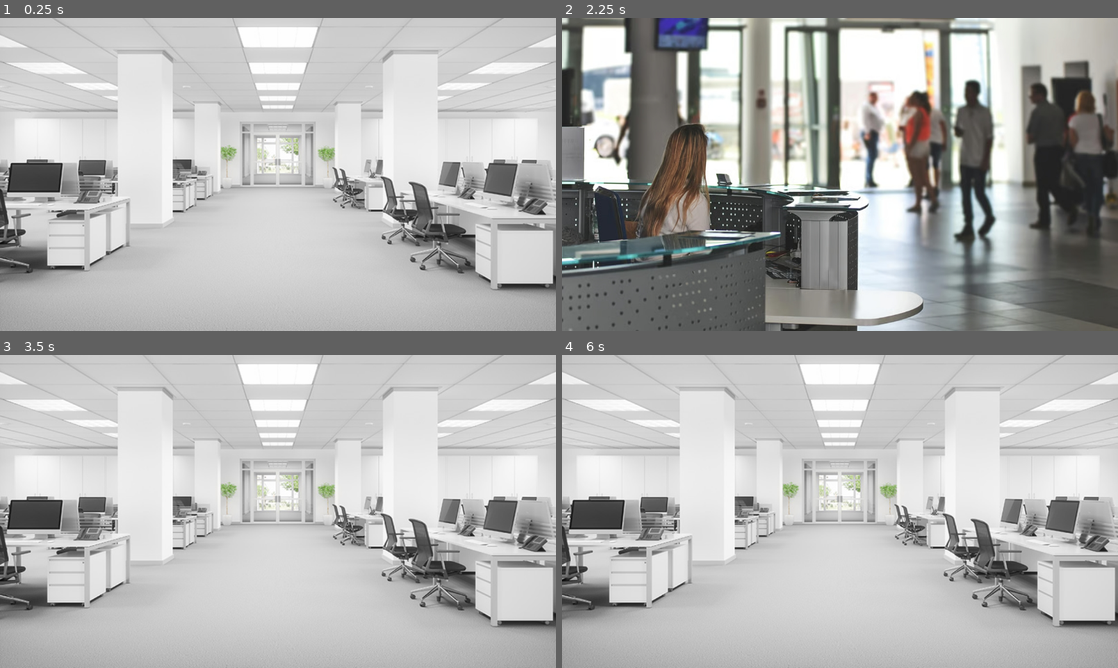
Above: before the commit, frames 1-4 (two rows, left to right).
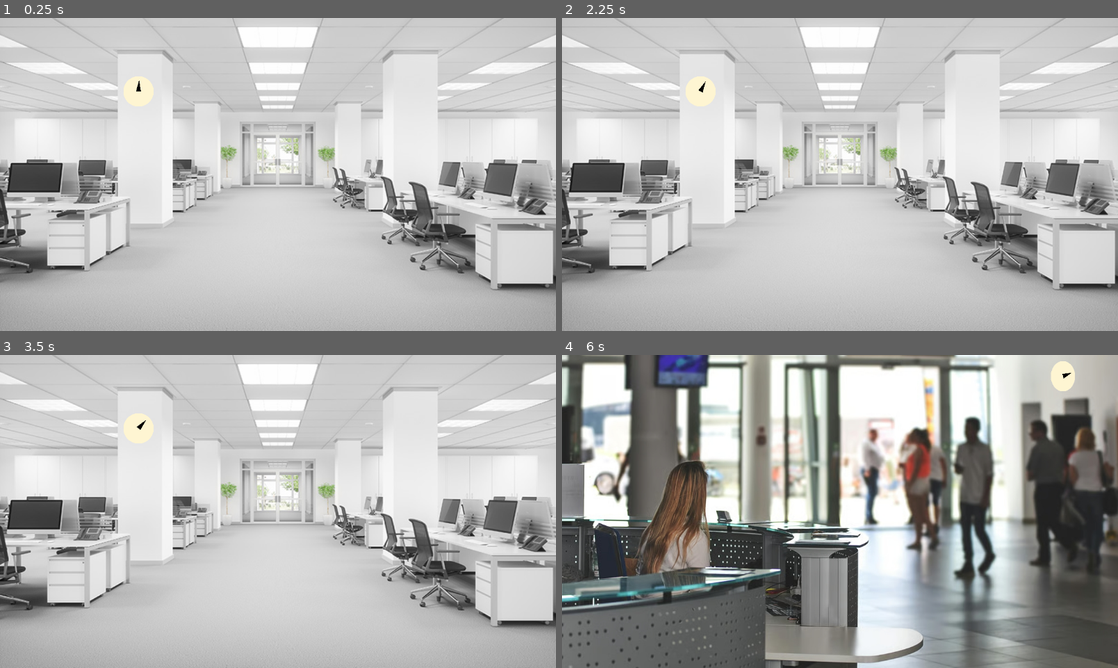
Above: after the commit, the same moments.

Repository: Anatole-DC/bgj_2026_1_strange_place
Game: Godot game, scene res://game/scenes/open_space.tscn
Same seed, same stepped clock (60 frames per second), same inputs: the game is played once before the commit and once after it.
Inputs (mouse positions are in pixels of both pictures, inside the frame that each line leads up to):
- Up to frame 1 (0.25 s): no input
- Up to frame 2 (2.25 s): tap Enter at 0.5, 2 s; move the mouse to (962, 158) at 0.52 s; click (962, 158) at 0.6 s; tap Space at 1.25 s; move the mouse to (728, 190) at 1.27 s; click (728, 190) at 1.35 s; move the mouse to (895, 105) at 2.02 s; click (895, 105) at 2.1 s
- Up to frame 3 (3.5 s): tap Space at 2.75 s; move the mouse to (250, 574) at 2.77 s; click (250, 574) at 2.85 s
- Up to frame 4 (6 s): tap Enter at 3.5 s; move the mouse to (1006, 558) at 3.52 s; click (1006, 558) at 3.6 s; tap Space at 4.25 s; move the mouse to (673, 464) at 4.27 s; click (673, 464) at 4.35 s; move the mouse to (867, 511) at 5.02 s; click (867, 511) at 5.1 s; move the mouse to (756, 433) at 5.77 s; click (756, 433) at 5.85 s

The runs differ from the first frame. In frame 1, 0.3% of the frame differs, in the area x 22-28%, y 18-27%; in frame 2, 87%; in frame 3, 0.3%; in frame 4, 87%, in the area x 0-100%, y 0-100%.

Commit message:
Feature/base game loop (#5)
* feat(scenes): new elevator scene

* wip(loop): add global timer

* wip(loop): working base loop

Game loop is working with level changes, and is deactivated whenever the player chooses death

* feat(loop): new clock entity

The clock is updating according to the main loop timer.

* feat(loop): add clock to game

Diff:
--- a/common/point_and_click/point_and_click_navigation.gd
+++ b/common/point_and_click/point_and_click_navigation.gd
@@ -5,7 +5,7 @@
 func _ready():
 	assert(navigation_scene)
 
-# Called every frame. 'delta' is the elapsed time since the previous frame.
-func _process(delta):
-	if Input.is_action_just_pressed("click"):
+func _on_input_event(_viewport, event, _shape_idx):
+	if event is not InputEventMouseButton: return
+	if event.pressed and event.button_index == MOUSE_BUTTON_LEFT:
 		get_tree().change_scene_to_file(navigation_scene)
--- a/common/point_and_click/point_and_click_navigation.tscn
+++ b/common/point_and_click/point_and_click_navigation.tscn
@@ -4,3 +4,5 @@
 
 [node name="PointAndClickNavigation" type="Area2D" unique_id=2014885648]
 script = ExtResource("1_rcsro")
+
+[connection signal="input_event" from="." to="." method="_on_input_event"]
--- /dev/null
+++ b/game/entities/clock/clock.gd
@@ -0,0 +1,7 @@
+extends Node2D
+
+@export var clock_needle: Polygon2D
+
+func _process(_delta):
+	var progress: float = 1 - (MainGameLoopTimer.time_left / MainGameLoopTimer.wait_time)
+	clock_needle.rotation = TAU * progress
--- /dev/null
+++ b/game/entities/clock/clock.tscn
@@ -0,0 +1,24 @@
+[gd_scene format=3 uid="uid://ceqjypd08ultd"]
+
+[ext_resource type="Script" uid="uid://bxba7vew4gavq" path="res://game/entities/clock/clock.gd" id="1_r6mop"]
+
+[sub_resource type="Gradient" id="Gradient_dru46"]
+offsets = PackedFloat32Array(0.99791664, 1)
+colors = PackedColorArray(0.99607843, 0.9607843, 0.8235294, 1, 1, 1, 1, 0)
+
+[sub_resource type="GradientTexture2D" id="GradientTexture2D_r6mop"]
+gradient = SubResource("Gradient_dru46")
+fill = 1
+fill_from = Vector2(0.5, 0.5)
+fill_to = Vector2(1, 0.5)
+
+[node name="Clock" type="Node2D" unique_id=823591413 node_paths=PackedStringArray("clock_needle")]
+script = ExtResource("1_r6mop")
+clock_needle = NodePath("Sprite2D/Polygon2D")
+
+[node name="Sprite2D" type="Sprite2D" parent="." unique_id=166751583]
+texture = SubResource("GradientTexture2D_r6mop")
+
+[node name="Polygon2D" type="Polygon2D" parent="Sprite2D" unique_id=1200503624]
+color = Color(0, 0, 0, 1)
+polygon = PackedVector2Array(-5, 0, 0, -24, 5, 0)
--- /dev/null
+++ b/game/entities/loop/game_loop_timer.gd
@@ -0,0 +1,24 @@
+extends Timer
+class_name GLTimer
+
+@export_file var restart_scene: String
+
+var is_started: bool = false
+
+func _ready():
+	assert(restart_scene)
+
+func start_loop():
+	if is_started:
+		return
+	self.start()
+	is_started = true
+	print("Starting game loop")
+
+func get_progress():
+	return self.time_left
+
+func _on_timeout():
+	get_tree().change_scene_to_file(restart_scene)
+	is_started = false
+	print("Game loop is over")
--- /dev/null
+++ b/game/entities/loop/game_loop_timer.tscn
@@ -0,0 +1,12 @@
+[gd_scene format=3 uid="uid://bnmlaljff61cs"]
+
+[ext_resource type="Script" uid="uid://rxb0f2ncn312" path="res://game/entities/loop/game_loop_timer.gd" id="1_7xqbj"]
+
+[node name="GameLoopTimer" type="Timer" unique_id=1969477381]
+wait_time = 30.0
+one_shot = true
+script = ExtResource("1_7xqbj")
+restart_scene = "uid://b0if6rnjrjmjw"
+
+[connection signal="timeout" from="." to="." method="_on_timeout"]
+[connection signal="tree_entered" from="." to="." method="_on_tree_entered"]
--- /dev/null
+++ b/game/entities/loop/office_scene_manager.gd
@@ -0,0 +1,8 @@
+extends Node
+
+func _ready():
+	MainGameLoopTimer.start_loop()
+
+
+# func _on_tree_entered():
+# 	MainGameLoopTimer.start_loop()
--- /dev/null
+++ b/game/entities/loop/office_scene_manager.tscn
@@ -0,0 +1,8 @@
+[gd_scene format=3 uid="uid://b2hsppgnj4ovu"]
+
+[ext_resource type="Script" uid="uid://73svip8js2gy" path="res://game/entities/loop/office_scene_manager.gd" id="1_l5ful"]
+
+[node name="OfficeSceneManager" type="Node" unique_id=1502166600]
+script = ExtResource("1_l5ful")
+
+[connection signal="tree_entered" from="." to="." method="_on_tree_entered"]
--- a/game/scenes/brian_office.tscn
+++ b/game/scenes/brian_office.tscn
@@ -1,6 +1,7 @@
 [gd_scene format=3 uid="uid://bgvh672k8yadt"]
 
 [ext_resource type="Texture2D" uid="uid://ci411op13rvyk" path="res://assets/images/brian_office.jpg" id="1_0rnfw"]
+[ext_resource type="PackedScene" uid="uid://b2hsppgnj4ovu" path="res://game/entities/loop/office_scene_manager.tscn" id="2_sk6cd"]
 
 [node name="BrianOffice" type="Node2D" unique_id=1058688483]
 
@@ -15,3 +16,5 @@
 size_flags_horizontal = 4
 size_flags_vertical = 4
 texture = ExtResource("1_0rnfw")
+
+[node name="OfficeSceneManager" parent="." unique_id=1502166600 instance=ExtResource("2_sk6cd")]
--- /dev/null
+++ b/game/scenes/elevator.tscn
@@ -0,0 +1,43 @@
+[gd_scene format=3 uid="uid://b0if6rnjrjmjw"]
+
+[ext_resource type="Texture2D" uid="uid://dwtb30rs5b7yk" path="res://assets/images/elevator.jpg" id="1_n8ei2"]
+[ext_resource type="PackedScene" uid="uid://dbt0kswhb0kpc" path="res://common/point_and_click/point_and_click_navigation.tscn" id="2_fpifn"]
+
+[sub_resource type="RectangleShape2D" id="RectangleShape2D_y4fd8"]
+size = Vector2(374, 654)
+
+[sub_resource type="RectangleShape2D" id="RectangleShape2D_n8ei2"]
+size = Vector2(62, 123)
+
+[node name="Elevator" type="Node2D" unique_id=1353703965]
+
+[node name="CanvasLayer" type="CanvasLayer" parent="." unique_id=343524542]
+
+[node name="LobbyBackground" type="TextureRect" parent="CanvasLayer" unique_id=224302028]
+anchors_preset = 15
+anchor_right = 1.0
+anchor_bottom = 1.0
+grow_horizontal = 2
+grow_vertical = 2
+size_flags_horizontal = 4
+size_flags_vertical = 4
+texture = ExtResource("1_n8ei2")
+metadata/_edit_use_anchors_ = true
+
+[node name="OpenSpaceNavigation" parent="." unique_id=2014885648 instance=ExtResource("2_fpifn")]
+position = Vector2(574, 343)
+navigation_scene = "uid://sjgupbjgm873"
+
+[node name="ElevatorDoorShape" type="CollisionShape2D" parent="OpenSpaceNavigation" unique_id=391700310]
+position = Vector2(3, 0)
+shape = SubResource("RectangleShape2D_y4fd8")
+debug_color = Color(0, 0.4, 0.47058824, 0.8745098)
+
+[node name="DeathNavigation" parent="." unique_id=1684441887 instance=ExtResource("2_fpifn")]
+position = Vector2(823, 369)
+navigation_scene = "uid://dsgu3yoi6ot3o"
+
+[node name="ElevatorTouchPad" type="CollisionShape2D" parent="DeathNavigation" unique_id=1717711637]
+position = Vector2(12, -7.5)
+shape = SubResource("RectangleShape2D_n8ei2")
+debug_color = Color(0, 0.4, 0.47058824, 0.8745098)
--- a/game/scenes/hospital.tscn
+++ b/game/scenes/hospital.tscn
@@ -1,6 +1,10 @@
 [gd_scene format=3 uid="uid://dsgu3yoi6ot3o"]
 
 [ext_resource type="Texture2D" uid="uid://cdmw5pjc5ltul" path="res://assets/images/deathbed.jpg" id="1_n2iwd"]
+[ext_resource type="PackedScene" uid="uid://dbt0kswhb0kpc" path="res://common/point_and_click/point_and_click_navigation.tscn" id="2_jhogu"]
+
+[sub_resource type="RectangleShape2D" id="RectangleShape2D_4ysw6"]
+size = Vector2(177, 171)
 
 [node name="Hospital" type="Node2D" unique_id=2019354577]
 
@@ -16,3 +20,12 @@
 size_flags_vertical = 4
 texture = ExtResource("1_n2iwd")
 expand_mode = 5
+
+[node name="OpenSpaceNavigation" parent="." unique_id=2014885648 instance=ExtResource("2_jhogu")]
+position = Vector2(956, 404)
+navigation_scene = "uid://sjgupbjgm873"
+
+[node name="CollisionShape2D" type="CollisionShape2D" parent="OpenSpaceNavigation" unique_id=1413675074]
+position = Vector2(5.5, -13.5)
+shape = SubResource("RectangleShape2D_4ysw6")
+debug_color = Color(0, 0.4, 0.47058824, 0.8745098)
--- a/game/scenes/karen_office.tscn
+++ b/game/scenes/karen_office.tscn
@@ -1,6 +1,7 @@
 [gd_scene format=3 uid="uid://umlyu0ogya8b"]
 
 [ext_resource type="Texture2D" uid="uid://c4ql575ho3xss" path="res://assets/images/karen_office.webp" id="1_xnaia"]
+[ext_resource type="PackedScene" uid="uid://b2hsppgnj4ovu" path="res://game/entities/loop/office_scene_manager.tscn" id="2_bn0tk"]
 
 [node name="KarenOffice" type="Node2D" unique_id=1135277209]
 
@@ -16,3 +17,5 @@
 size_flags_vertical = 4
 texture = ExtResource("1_xnaia")
 metadata/_edit_use_anchors_ = true
+
+[node name="OfficeSceneManager" parent="." unique_id=1502166600 instance=ExtResource("2_bn0tk")]
--- a/game/scenes/lobby.tscn
+++ b/game/scenes/lobby.tscn
@@ -2,6 +2,8 @@
 
 [ext_resource type="Texture2D" uid="uid://cf8fc8tgbwl5" path="res://assets/images/lobby.jpg" id="1_rupa5"]
 [ext_resource type="PackedScene" uid="uid://dbt0kswhb0kpc" path="res://common/point_and_click/point_and_click_navigation.tscn" id="2_2jggd"]
+[ext_resource type="PackedScene" uid="uid://b2hsppgnj4ovu" path="res://game/entities/loop/office_scene_manager.tscn" id="3_rfumh"]
+[ext_resource type="PackedScene" uid="uid://ceqjypd08ultd" path="res://game/entities/clock/clock.tscn" id="4_mxjuy"]
 
 [sub_resource type="RectangleShape2D" id="RectangleShape2D_rfumh"]
 size = Vector2(245, 315)
@@ -9,6 +11,7 @@
 [node name="Lobby" type="Node2D" unique_id=748305752]
 
 [node name="CanvasLayer" type="CanvasLayer" parent="." unique_id=1578624228]
+layer = -1
 
 [node name="LobbyBackground" type="TextureRect" parent="CanvasLayer" unique_id=1416462297]
 anchors_preset = 15
@@ -28,4 +31,9 @@
 [node name="CollisionShape2D" type="CollisionShape2D" parent="OpenSpaceNavigation" unique_id=1444650778]
 position = Vector2(6.5, -5.5)
 shape = SubResource("RectangleShape2D_rfumh")
-debug_color = Color(0, 0.4, 0.47058824, 0.8745098)
+
+[node name="OfficeSceneManager" parent="." unique_id=1502166600 instance=ExtResource("3_rfumh")]
+
+[node name="Clock" parent="." unique_id=823591413 instance=ExtResource("4_mxjuy")]
+position = Vector2(1038.0001, 44)
+scale = Vector2(0.8000049, 1)
--- a/game/scenes/open_space.tscn
+++ b/game/scenes/open_space.tscn
@@ -2,6 +2,8 @@
 
 [ext_resource type="Texture2D" uid="uid://ca6wu62uyrk1v" path="res://assets/images/open_space.jpg" id="1_yhvbn"]
 [ext_resource type="PackedScene" uid="uid://dbt0kswhb0kpc" path="res://common/point_and_click/point_and_click_navigation.tscn" id="2_bahh1"]
+[ext_resource type="PackedScene" uid="uid://b2hsppgnj4ovu" path="res://game/entities/loop/office_scene_manager.tscn" id="3_5oane"]
+[ext_resource type="PackedScene" uid="uid://ceqjypd08ultd" path="res://game/entities/clock/clock.tscn" id="4_5qp1n"]
 
 [sub_resource type="RectangleShape2D" id="RectangleShape2D_5oane"]
 size = Vector2(160, 134)
@@ -9,6 +11,7 @@
 [node name="OpenSpace" type="Node2D" unique_id=1865548266]
 
 [node name="CanvasLayer" type="CanvasLayer" parent="." unique_id=231194915]
+layer = -1
 
 [node name="Sprite2D" type="TextureRect" parent="CanvasLayer" unique_id=1826622112]
 anchors_preset = 15
@@ -19,7 +22,6 @@
 size_flags_horizontal = 4
 size_flags_vertical = 4
 texture = ExtResource("1_yhvbn")
-metadata/_edit_use_anchors_ = true
 
 [node name="LobbyNavigation" parent="." unique_id=2014885648 instance=ExtResource("2_bahh1")]
 position = Vector2(576, 290)
@@ -29,3 +31,9 @@
 position = Vector2(-1, -10)
 shape = SubResource("RectangleShape2D_5oane")
 debug_color = Color(0, 0.4, 0.47058824, 0.8745098)
+
+[node name="OfficeSceneManager" parent="." unique_id=1502166600 instance=ExtResource("3_5oane")]
+
+[node name="Clock" parent="." unique_id=823591413 instance=ExtResource("4_5qp1n")]
+z_index = 3
+position = Vector2(287, 152)
--- a/project.godot
+++ b/project.godot
@@ -14,6 +14,10 @@
 run/main_scene="uid://sjgupbjgm873"
 config/features=PackedStringArray("4.6", "GL Compatibility")
 config/icon="res://icon.svg"
+
+[autoload]
+
+MainGameLoopTimer="*uid://bnmlaljff61cs"
 
 [display]
 
Binary file added: assets/images/elevator.jpg
Not shown, added: assets/images/elevator.jpg.import
Not shown, added: game/entities/clock/clock.gd.uid
Not shown, added: game/entities/loop/game_loop_timer.gd.uid
Not shown, added: game/entities/loop/office_scene_manager.gd.uid
